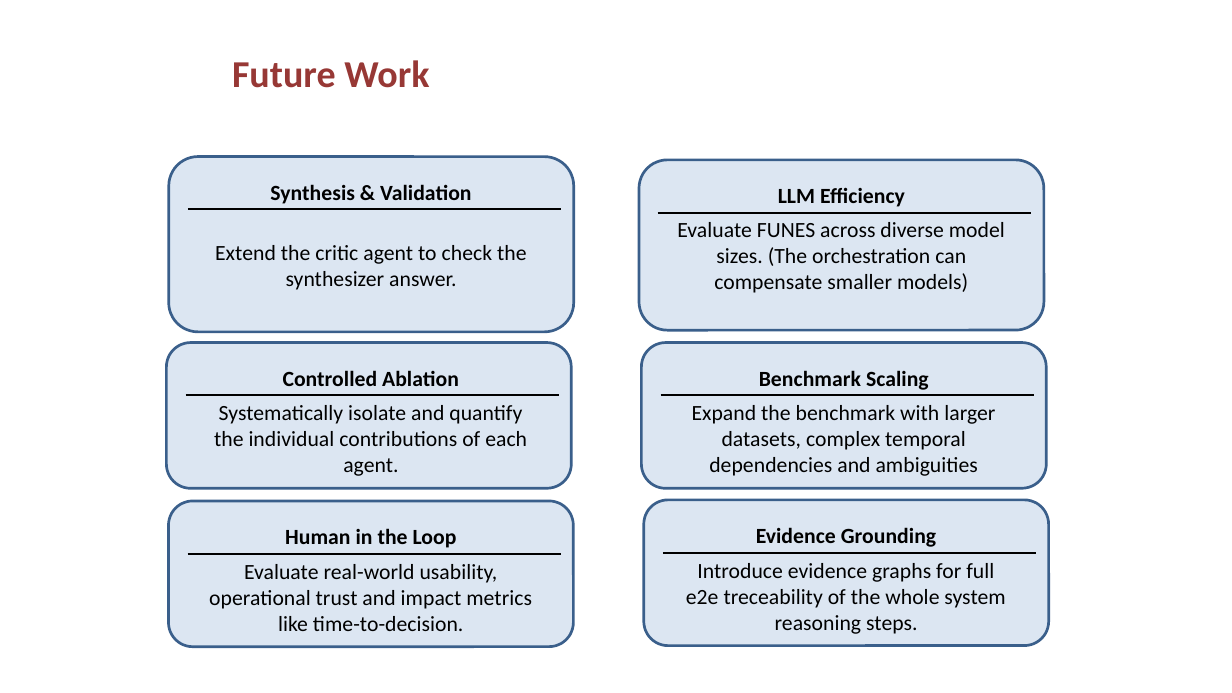
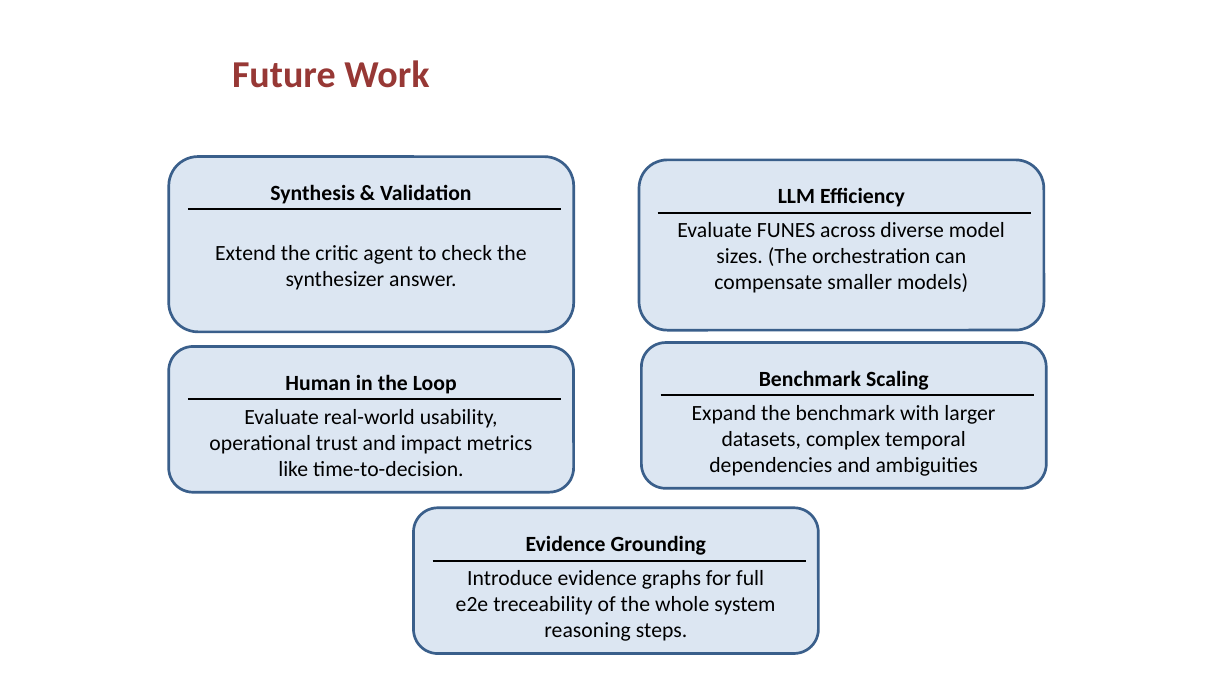
Before and after one commit to AntonLissa/AIRO-thesis, a slide deck: slide 22 of AIRO.pptx. Drawn at 1232x693 pixels with LibreOffice and Linux fonts; fonts in the diff are those of the drawing; background and template pictures are left out. Boxes give left, top, right and bottom in pixels: in the first picture for what was removed or moved away, otherwise in the second. Text is boxed around its words. In the diff, an @@ line names an element or a change of style, - is before the commit and + after.

```diff
--- a/AIRO.pptx
+++ b/AIRO.pptx
@@ rounded rectangle removed at bbox=[166, 342, 570, 488] @@
@@ 1 text, 1 line, 1 rounded rectangle: place and size @@
-1 text, 1 line, 1 rounded rectangle at bbox=[168, 502, 572, 648]
+1 text, 1 line, 1 rounded rectangle at bbox=[168, 346, 572, 492]
@@ text removed at bbox=[214, 370, 527, 476] @@
-Controlled Ablation
-Systematically isolate and quantify the individual contributions of each agent.
@@ line removed from (185, 394) to (558, 394) @@
@@ rounded rectangle: place and size @@
-rounded rectangle at bbox=[644, 500, 1048, 646]
+rounded rectangle at bbox=[414, 508, 818, 654]
@@ text "Evidence Grounding": place and size @@
-text "Evidence Grounding" at bbox=[686, 527, 1005, 634]
+text "Evidence Grounding" at bbox=[456, 535, 775, 641]
@@ line moved from (662, 553) - (1035, 553) to (431, 560) - (804, 560) @@
```
Also in this commit, not shown: 2 other slides changed, 4 other files.
